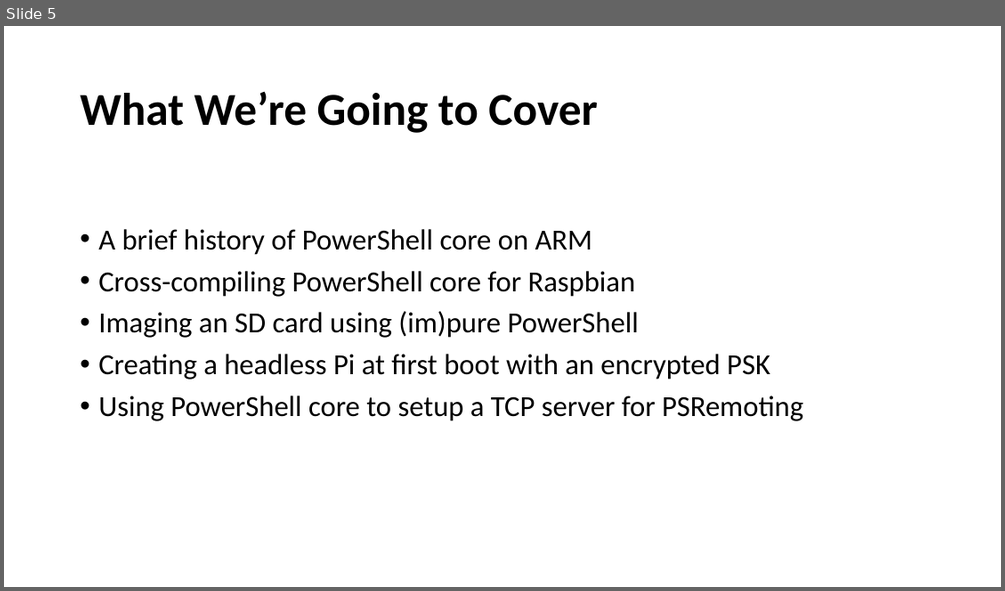
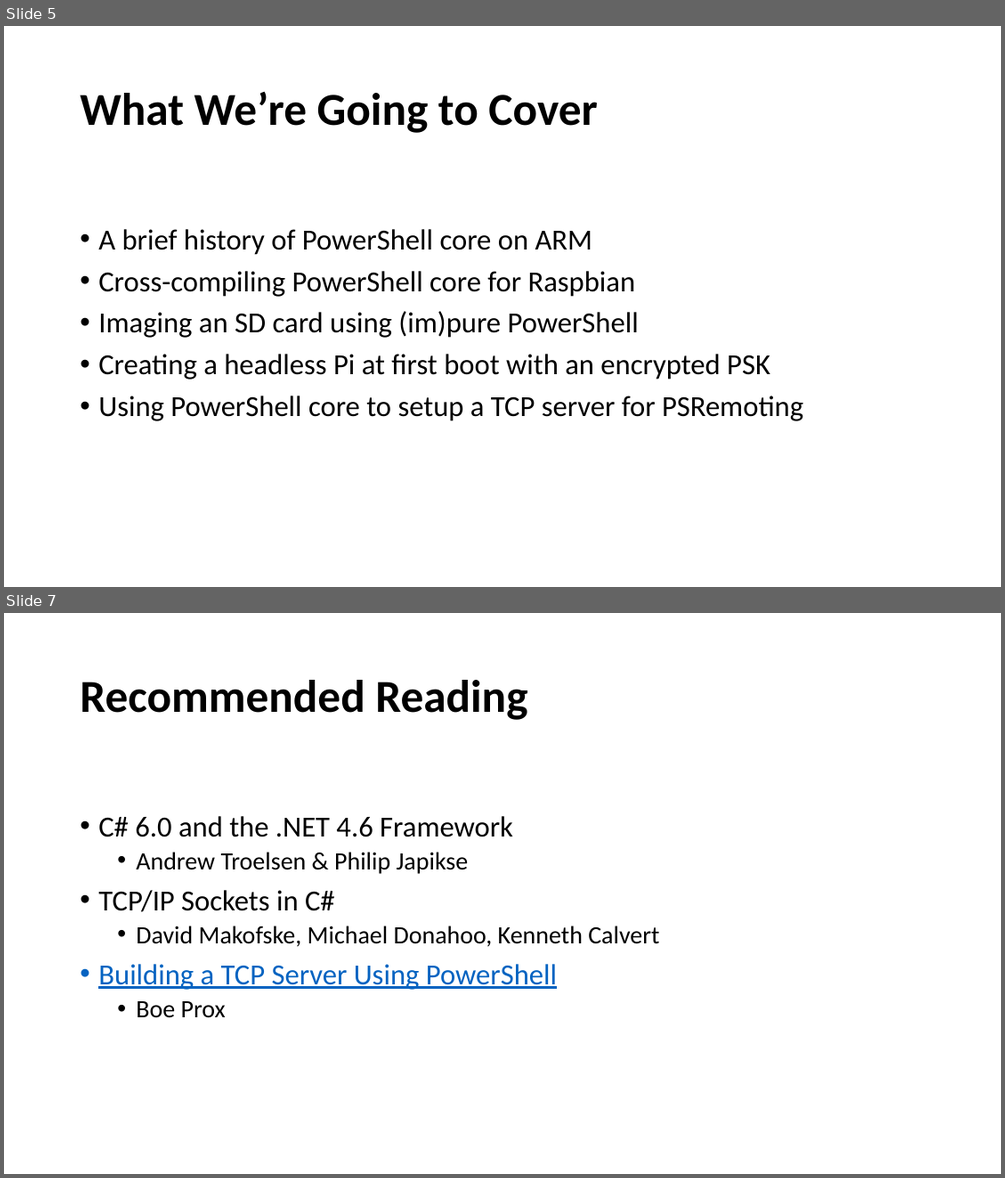
Before and after one commit to eshess/SummitPresentation2018, a slide deck: PoshberryPi.pptx. Shown one above the other, each under a label of ours: slide 5 before the commit, slides 5 and 7 after it; the slides between them are not shown. The pictures are 1005x591 and 1005x1178 pixels, drawn with LibreOffice and Linux fonts; fonts in the diff are those of the drawing; background and template pictures are left out. Boxes give left, top, right and bottom in pixels: in the first picture for what was removed or moved away, otherwise in the second. Text is boxed around its words. In the diff, an @@ line names an element or a change of style, - is before the commit and + after.

```diff
--- a/PoshberryPi.pptx
+++ b/PoshberryPi.pptx
@@ slide 7 added at [4,613,1001,1174], background #FFFFFF @@
@@ title added at [80,680,527,720], 44 pt, text #000000, bold @@
+Recommended Reading
@@ text added at [98,816,659,1018], 24 pt, text #000000 @@
+• C# 6.0 and the .NET 4.6 Framework
+  • Andrew Troelsen & Philip Japikse
+• TCP/IP Sockets in C#
+  • David Makofske, Michael Donahoo, Kenneth Calvert
+• Building a TCP Server Using PowerShell
+  • Boe Prox
```
Also in this commit, not shown: 5 other files.
